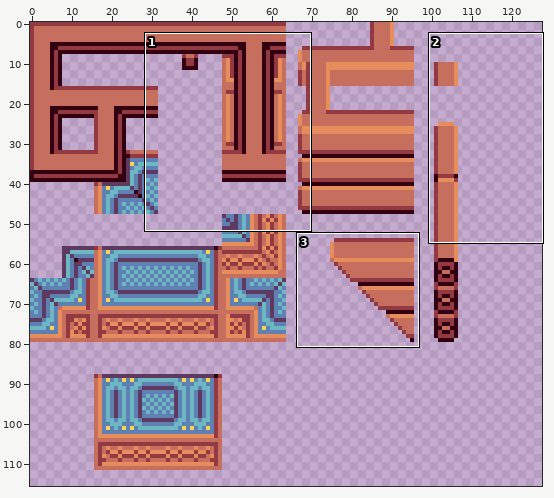
Sprite sheet -- assets/sprites/tilesets/autumn/tileset_room_walls.png. Above, an overview of the earlier version with the close-up marked.
Close-up. Old version:
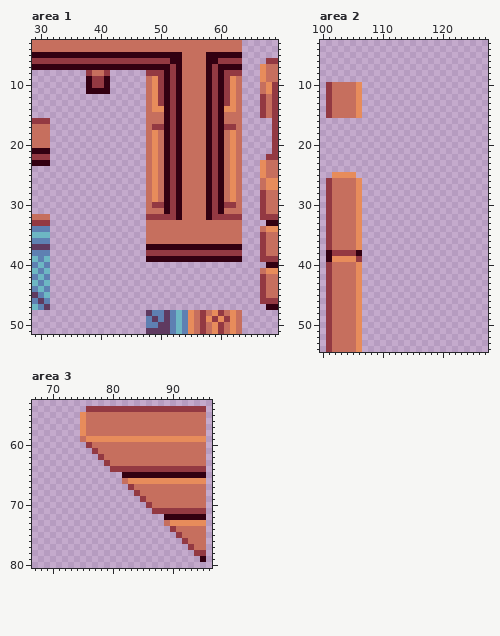
The file is 128x128 pixels. Pixels under 10% opacity are left out. Colours within 5 levels of each other are drawn and written as one. Shown: area 1: x 29..69, y 3..51; area 2: x 100..127, y 3..54; area 3: x 67..96, y 53..80. The wide view leaves out empty margins.
And afterwards:
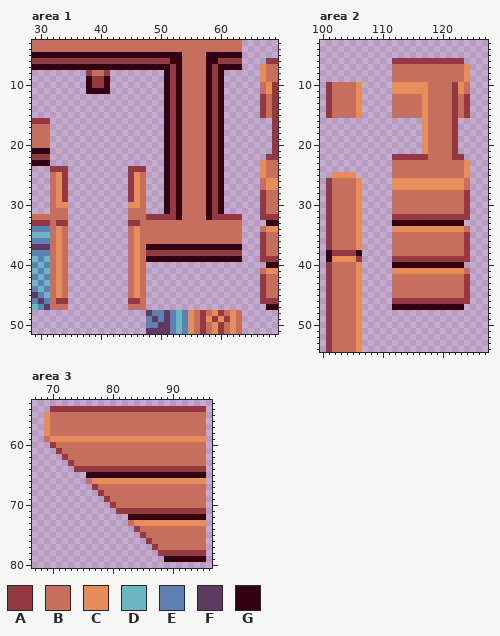
Palette (. is transparent): A #933942  B #c66f5e  C #e78c5b  D #6db7c3  E #5e80b2  F #5f3a60  G #320011
From old to new:
Changed rows in their new state; - is an unchanged pixel.
Area 1:
first column x 32:
 8 ----------------...----------...
 9 ----------------...----------...
10 ----------------...----------...
11 ----------------...----------...
12 ----------------...----------...
13 ----------------...----------...
14 ----------------...----------...
15 ----------------...----------...
16 ----------------...----------...
17 ----------------...----------...
18 ----------------...----------...
19 ----------------...----------...
20 ----------------...----------...
21 ----------------...----------...
22 ----------------...----------...
23 ----------------...----------...
24 AAA----------AAA...----------...
25 BCA----------ACB...----------...
26 BCA----------ACB...----------...
27 BCA----------ACB...----------...
28 BCA----------ACB...----------...
29 BCA----------ACB...----------...
30 BCC----------CCB...----------...
31 BBB----------BBB...----------...
32 BBB----------BBB----------------
33 BAA----------AAB----------------
34 BCB----------BCB----------------
35 BCB----------BCB----------------
36 BCB----------BCB----------------
37 BCB----------BCB----------------
38 BCB----------BCB----------------
39 BCB----------BCB----------------
40 BCB----------BCB----------------
41 BCB----------BCB----------------
42 BCB----------BCB----------------
43 BCB----------BCB----------------
44 BCB----------BCB----------------
45 BCB----------BCB----------------
46 BAA----------AAB----------------
47 BBB----------BBB----------------
Area 2:
first column x 112:
 6 AAAAAAAAAAAA-
 7 BBBBBBBBBBBBC
 8 BBBBBBBBBBBBC
 9 BBBBBBBBBBBBC
10 CCCCCCBBBBACB
11 CCCCCCBBBBACB
12 BBBBBCBBBBABA
13 BBBBBCBBBBABA
14 BBBBBCBBBBABA
15 BBBBBCBBBBABA
16 -----CBBBBA--
17 -----CBBBBA--
18 -----CBBBBA--
19 -----CBBBBA--
20 -----CBBBBA--
21 -----CBBBBA--
22 AAAAAABBBBAA-
23 BBBBBBBBBBBBC
24 BBBBBBBBBBBBC
25 BBBBBBBBBBBBC
26 CCCCCCCCCCCCB
27 CCCCCCCCCCCCB
28 BBBBBBBBBBBBA
29 BBBBBBBBBBBBA
30 BBBBBBBBBBBBA
31 BBBBBBBBBBBBA
32 AAAAAAAAAAAAA
33 GGGGGGGGGGGG-
34 CCCCCCCCCCCCB
35 BBBBBBBBBBBBA
36 BBBBBBBBBBBBA
37 BBBBBBBBBBBBA
38 BBBBBBBBBBBBA
39 AAAAAAAAAAAAA
40 GGGGGGGGGGGG-
41 CCCCCCCCCCCCB
42 BBBBBBBBBBBBA
43 BBBBBBBBBBBBA
44 BBBBBBBBBBBBA
45 BBBBBBBBBBBBA
46 AAAAAAAAAAAAA
47 GGGGGGGGGGGG-
Area 3:
first column x 69:
54 -AAAAAA-------------------
55 CBBBBBB-------------------
56 CBBBBBB-------------------
57 CBBBBBB-------------------
58 CBBBBBB-------------------
59 BCCCCCC-------------------
60 -ABBBBBB------------------
61 --ABBBBBB-----------------
62 ---ABBBBBB----------------
63 ----ABBBBBB---------------
64 -----AAAAAA---------------
65 -------GGGGGG-------------
66 -------BCCCCCC------------
67 --------ABBBBBB-----------
68 ---------ABBBBBB----------
69 ----------ABBBBBB---------
70 -----------ABBBBBB--------
71 ------------AAAAAA--------
72 --------------GGGGGG------
73 --------------BCCCCCC-----
74 ---------------ABBBBBB----
75 ----------------ABBBBBB---
76 -----------------ABBBBBB--
77 ------------------ABBBBBB-
78 -------------------AAAAAA-
79 --------------------GGGGGG
